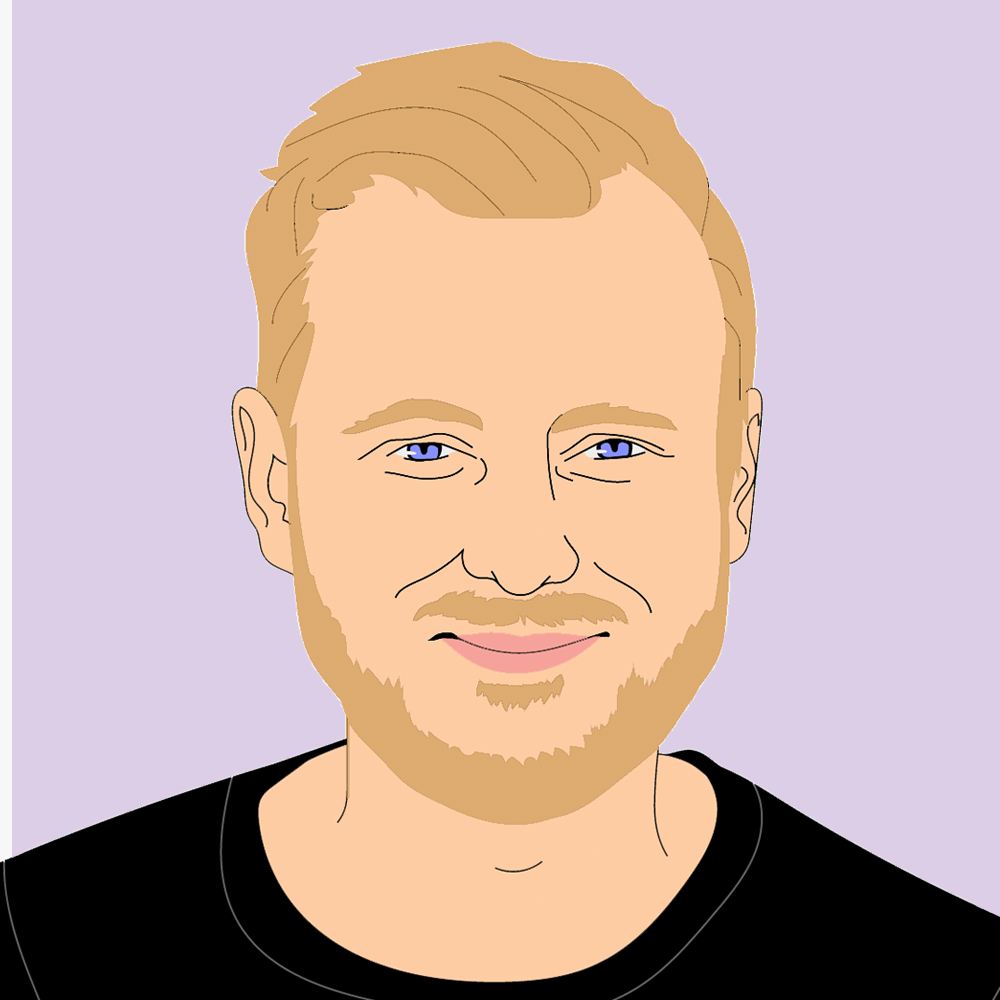
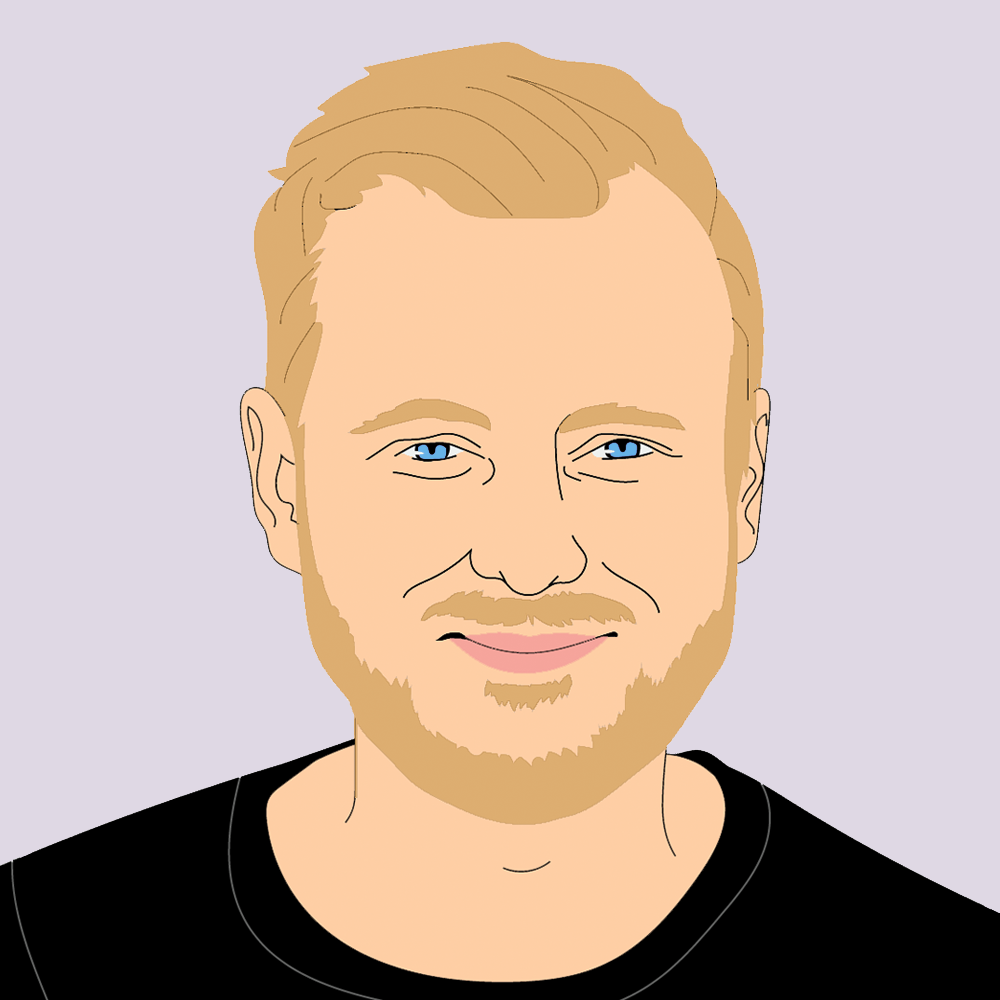
Layers edited between the first and the second 1000x1000 image:
painted on "Layer 1" over box(0, 0, 1000, 1000)
